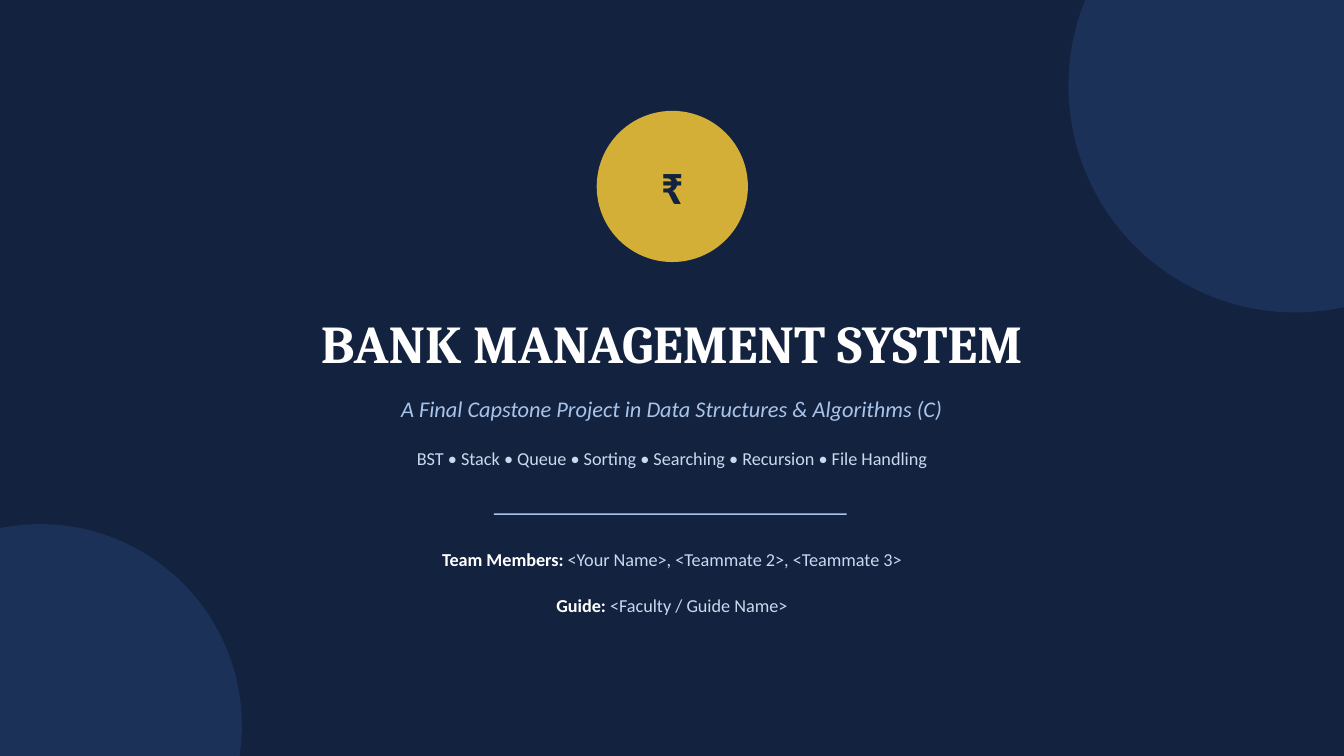
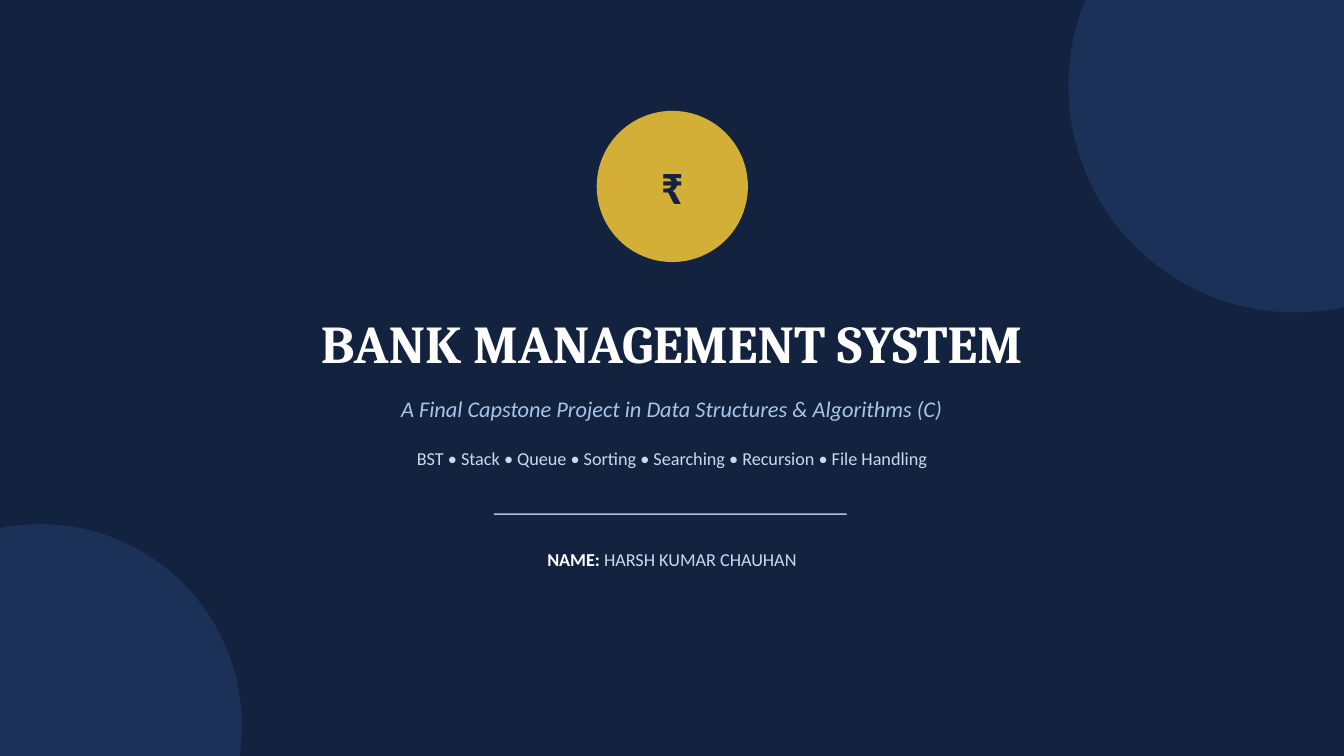
Before and after one commit to HRXchauhan/BankManagementSystem, a slide deck: slide 1 of presentation/Bank_Management_System_Presentation.pptx. Drawn at 1344x756 pixels with LibreOffice and Linux fonts; fonts in the diff are those of the drawing. Boxes give left, top, right and bottom in pixels: in the first picture for what was removed or moved away, otherwise in the second. Text is boxed around its words. In the diff, an @@ line names an element or a change of style, - is before the commit and + after.

Commit message:
adding thing in ppt

```diff
--- a/presentation/Bank_Management_System_Presentation.pptx
+++ b/presentation/Bank_Management_System_Presentation.pptx
@@ text at box(547, 554, 796, 566): text changed @@
-Team Members: <Your Name>, <Teammate 2>, <Teammate 3>
+NAME: HARSH KUMAR CHAUHAN
@@ text removed at box(556, 599, 787, 615) @@
-Guide: <Faculty / Guide Name>
```
